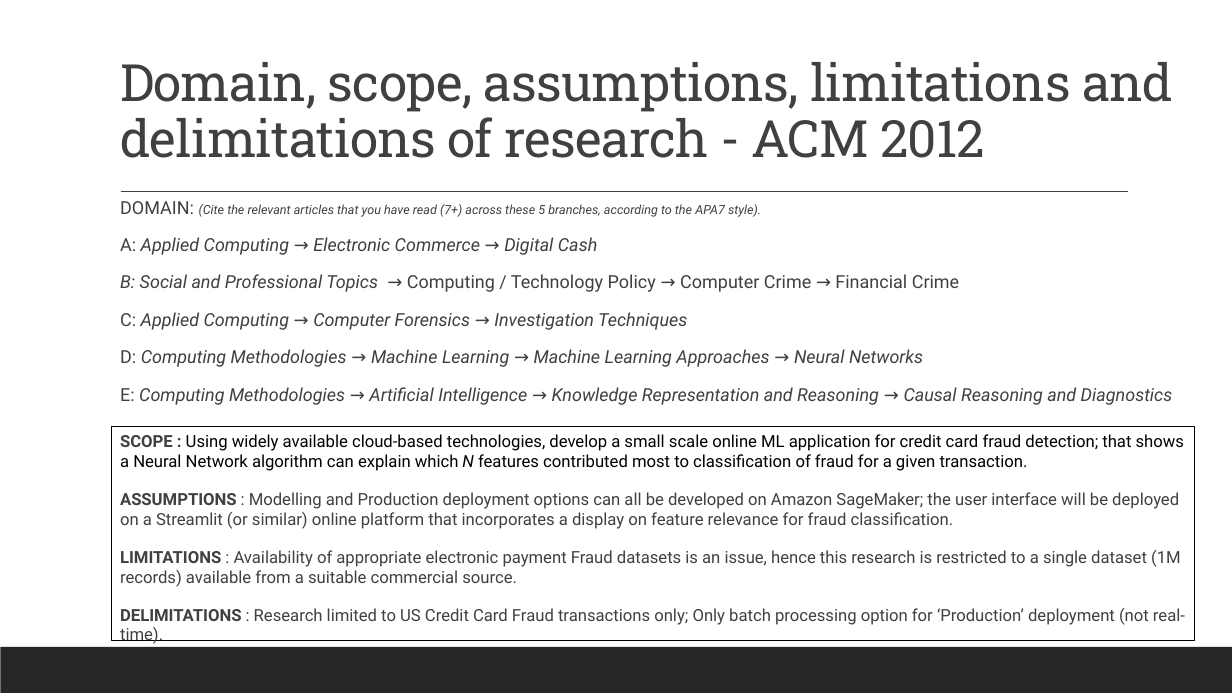
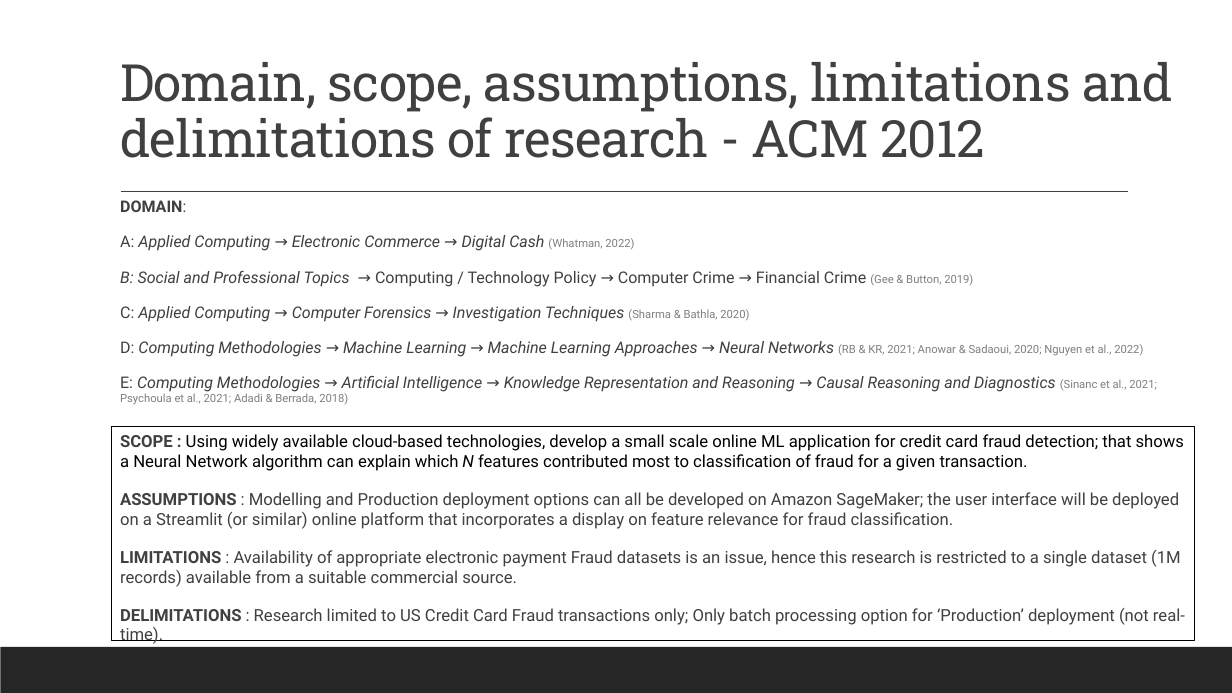
Before and after one commit to JackDaedalus/ResearchDesignCA1, a slide deck: slide 2 of Resarch Des and Prop Wrt TU060_2 DS Ciaran Finnegan d21124026 cf v1-2 161022.pptx. Drawn at 1232x693 pixels with LibreOffice and Linux fonts; fonts in the diff are those of the drawing. Boxes give left, top, right and bottom in pixels: in the first picture for what was removed or moved away, otherwise in the second. Text is boxed around its words. In the diff, an @@ line names an element or a change of style, - is before the commit and + after.

Commit message:
Draft for Luca
First cut of slides 2,4,6, and 7.

```diff
--- a/Resarch Des and Prop Wrt TU060_2 DS Ciaran Finnegan d21124026 cf v1-2 161022.pptx
+++ b/Resarch Des and Prop Wrt TU060_2 DS Ciaran Finnegan d21124026 cf v1-2 161022.pptx
@@ text at box(120, 200, 1157, 404): text changed; size 14 to 12.5 pt @@
-  DOMAIN: (Cite the relevant articles that you have read (7+) across these 5 branches, according to the APA7 style).
-  A: Applied Computing → Electronic Commerce → Digital Cash
-  B: Social and Professional Topics → Computing / Technology Policy → Computer Crime → Financial Crime
-  C: Applied Computing → Computer Forensics → Investigation Techniques
-  D: Computing Methodologies → Machine Learning → Machine Learning Approaches → Neural Networks
-  E: Computing Methodologies → Artificial Intelligence → Knowledge Representation and Reasoning → Causal Reasoning and Diagnostics
+  DOMAIN:
+  A: Applied Computing → Electronic Commerce → Digital Cash (Whatman, 2022)
+  B: Social and Professional Topics → Computing / Technology Policy → Computer Crime → Financial Crime (Gee & Button, 2019)
+  C: Applied Computing → Computer Forensics → Investigation Techniques (Sharma & Bathla, 2020)
+  D: Computing Methodologies → Machine Learning → Machine Learning Approaches → Neural Networks (RB & KR, 2021; Anowar & Sadaoui, 2020; Nguyen et al., 2022)
+  E: Computing Methodologies → Artificial Intelligence → Knowledge Representation and Reasoning → Causal Reasoning and Diagnostics (Sinanc et al., 2021; Psychoula et al., 2021; Adadi & Berrada, 2018)
```
Also in this commit, not shown: 2 other slides changed, 9 other files.
